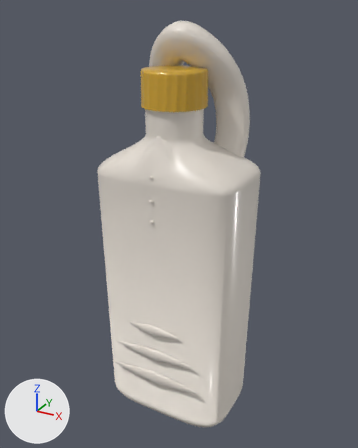
The glTF model public/case-study/model/oil-bottle-procedural.glb: old version first, new version second.
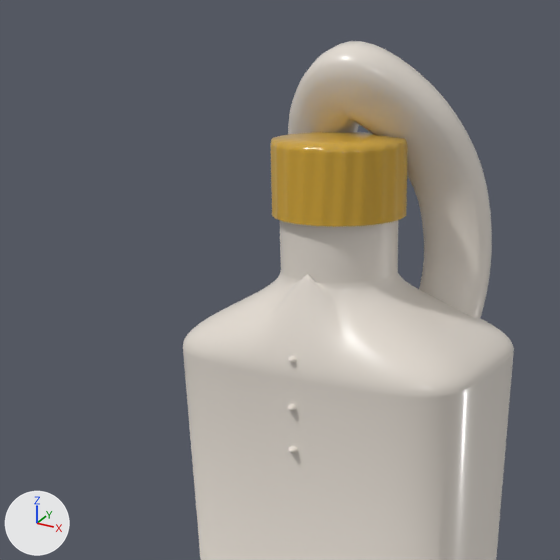
Old and new are each drawn whole from a 50 mm lens placed at (0.1426, -0.2587, 0.2657), pointed at (-0.0005, 0.0015, 0.1356) and again close up on the part from 2% to 79% of the width and 0% to 62% of the height. Arrows for +X, +Y and +Z are at lower left; the lights stay in place. The first two pictures are the older version. Where no turn or scale is listed for an object, it has been applied to the vertices. Vertices at exactly the same position are counted once.

In view in the first close-up: 'Body', 'Cap', 'Handle', 'Neck', 'Shoulder' and 1 more.
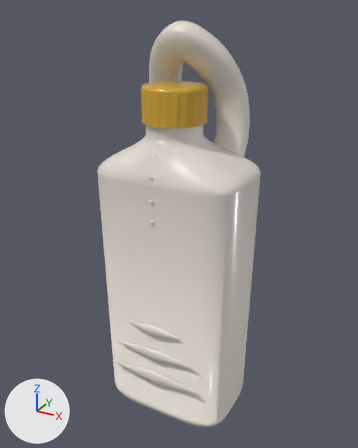
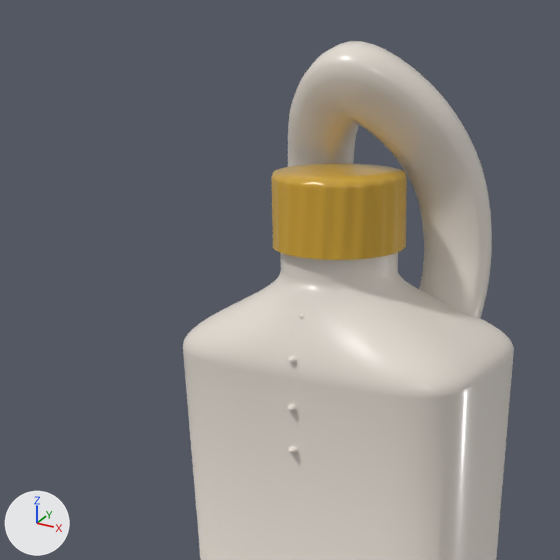
What differs and where, as boxes (x1, y1, x2, y2) in the close-ups (560 x 560 px):
'Cap', moved: before (270, 132, 408, 227); after (271, 163, 407, 260)

Patch to the scene script:
```diff
--- a/public/case-study/model/oil-bottle-procedural.glb.py
+++ b/public/case-study/model/oil-bottle-procedural.glb.py
@@ me_cap @@
 # used by ob_cap; location = (0.0, 0.0, 0.0)
-me_cap.from_pydata(...)  # 640 vertices, 1150 faces; spans x -0.0192..0.0192, y -0.0242..0.0142, z 0.213..0.234
+me_cap.from_pydata(...)  # 640 vertices, 1150 faces; spans x -0.0192..0.0192, y -0.0242..0.0142, z 0.204..0.225
+# me_cap part 1: the whole mesh is moved by (0.0, 0.0, -0.009)
 me_cap.materials.append(mat_oilbottlecap)
```
